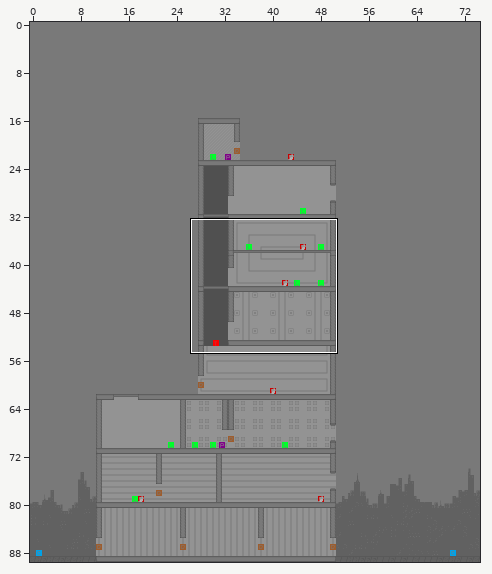
One commit to this Tiled map: TiledMaps/levelTwo.tmx. Above: a wide view before the commit, with the close-up outlined.
Close-up. Before the commit:
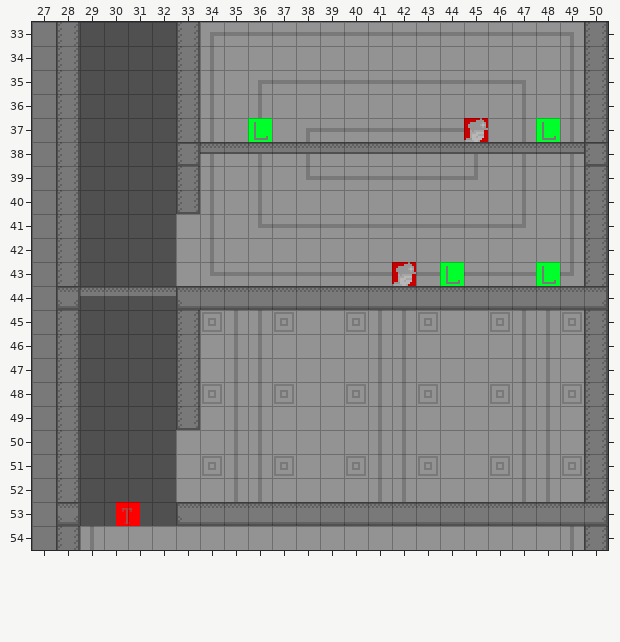
Cells are 12x12 px. Shown: x 27..50, y 33..54. The commit also changed other parts of the map, which this record leaves out.
New version:
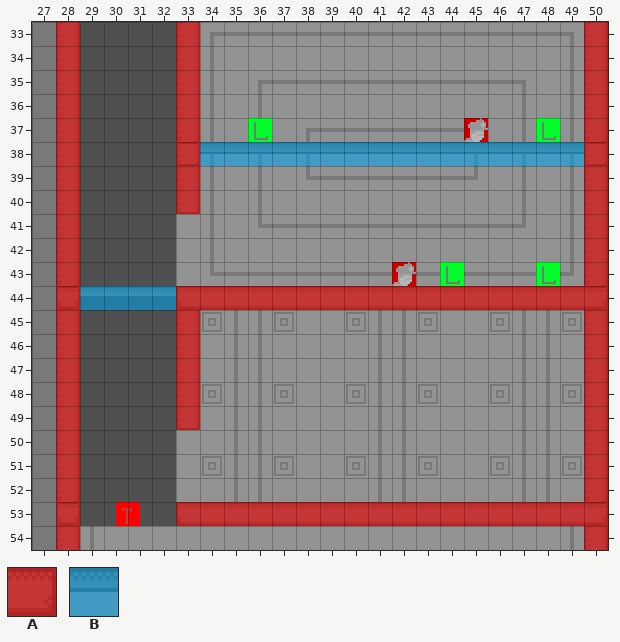
Key: from "collision": A 0, B 1.
_ is an empty cell, . an unchanged one.
Tiles of an added or newly shown layer are drawn over the layers below it.
See-through tiles are keyed as they look on the map.
Edits made:
--- layer "Collision" (now shown)
@@ x 28..50 @@
-33 _...._................_
-34 _...._................_
-35 _...._................_
-36 _...._................_
-37 _...._................_
-38 _....__________________
-39 _...._................_
-40 _...._................_
-41 _....................._
-42 _....................._
-43 _....................._
-44 _______________________
-45 _...._................_
-46 _...._................_
-47 _...._................_
-48 _...._................_
-49 _...._................_
-50 _....................._
-51 _....................._
-52 _....................._
-53 _....__________________
-54 _....................._
+33 A....A................A
+34 A....A................A
+35 A....A................A
+36 A....A................A
+37 A....A................A
+38 A....ABBBBBBBBBBBBBBBBA
+39 A....A................A
+40 A....A................A
+41 A.....................A
+42 A.....................A
+43 A.....................A
+44 ABBBBAAAAAAAAAAAAAAAAAA
+45 A....A................A
+46 A....A................A
+47 A....A................A
+48 A....A................A
+49 A....A................A
+50 A.....................A
+51 A.....................A
+52 A.....................A
+53 A....AAAAAAAAAAAAAAAAAA
+54 A.....................A
Pixel boxes of the changes (left, top, right, bottom) in both close-ups:
added: (56, 22, 608, 550)
